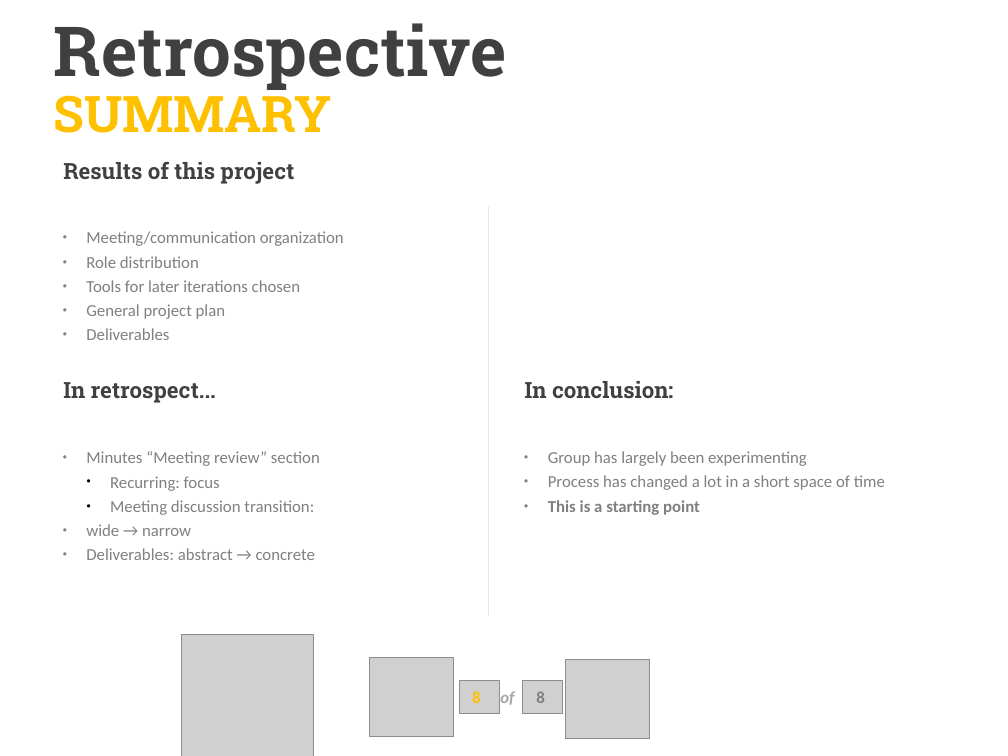
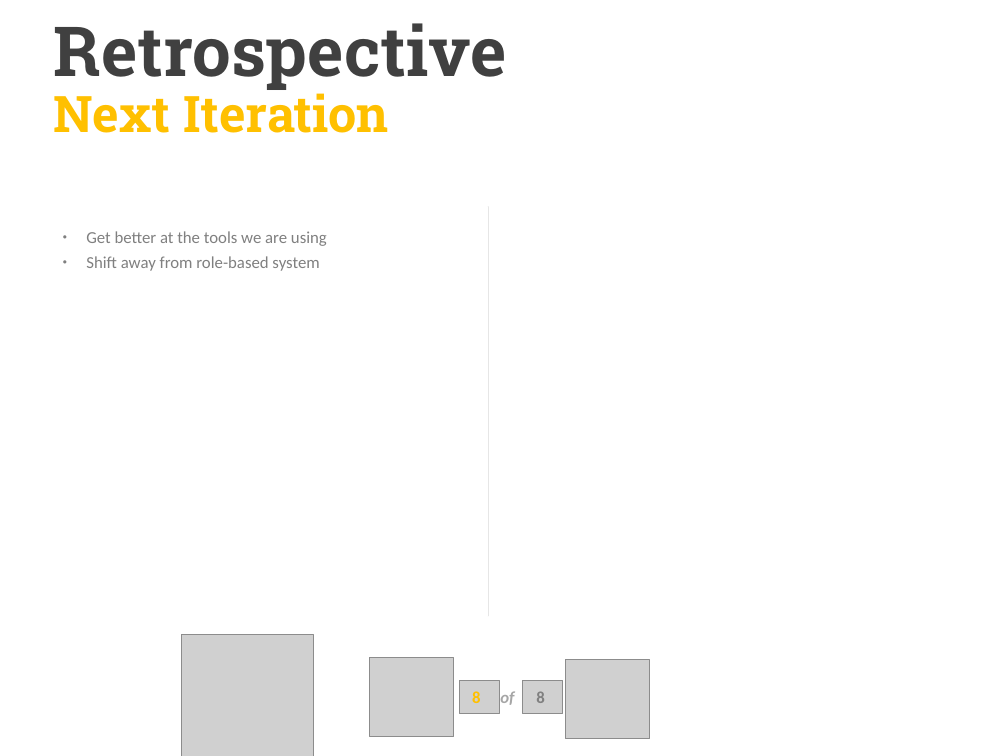
Before and after one commit to luringens/DoodleChess, a slide deck: slide 7 of docs/presentation/Presentasjon oblig4.pptx. Drawn at 1008x756 pixels with LibreOffice and Linux fonts; fonts in the diff are those of the drawing; grey boxes stand for pictures; background and template pictures are left out. Boxes give left, top, right and bottom in pixels: in the first picture for what was removed or moved away, otherwise in the second. Text is boxed around its words. In the diff, an @@ line names an element or a change of style, - is before the commit and + after.

Commit message:
[presentation] made slides retrospective, results&challenges

```diff
--- a/docs/presentation/Presentasjon oblig4.pptx
+++ b/docs/presentation/Presentasjon oblig4.pptx
@@ text at <box>53,86,389,133</box>: text changed @@
-SUMMARY
+Next Iteration
@@ text removed at <box>63,161,294,184</box> @@
-Results of this project
@@ text at <box>86,231,327,271</box>: text changed @@
-● Meeting/communication organization
-● Role distribution
-● Tools for later iterations chosen
-● General project plan
-● Deliverables
+● Get better at the tools we are using
+● Shift away from role-based system
@@ text removed at <box>63,382,216,403</box> @@
-In retrospect...
@@ text removed at <box>525,381,673,398</box> @@
-In conclusion:
@@ text removed at <box>86,451,320,560</box> @@
-● Minutes “Meeting review” section
-  ● Recurring: focus
-● Meeting discussion transition:
-  wide → narrow
-● Deliverables: abstract → concrete
@@ text removed at <box>548,451,885,515</box> @@
-● Group has largely been experimenting
-● Process has changed a lot in a short space of time
-● This is a starting point
```
Also in this commit, not shown: 1 other slide changed.
